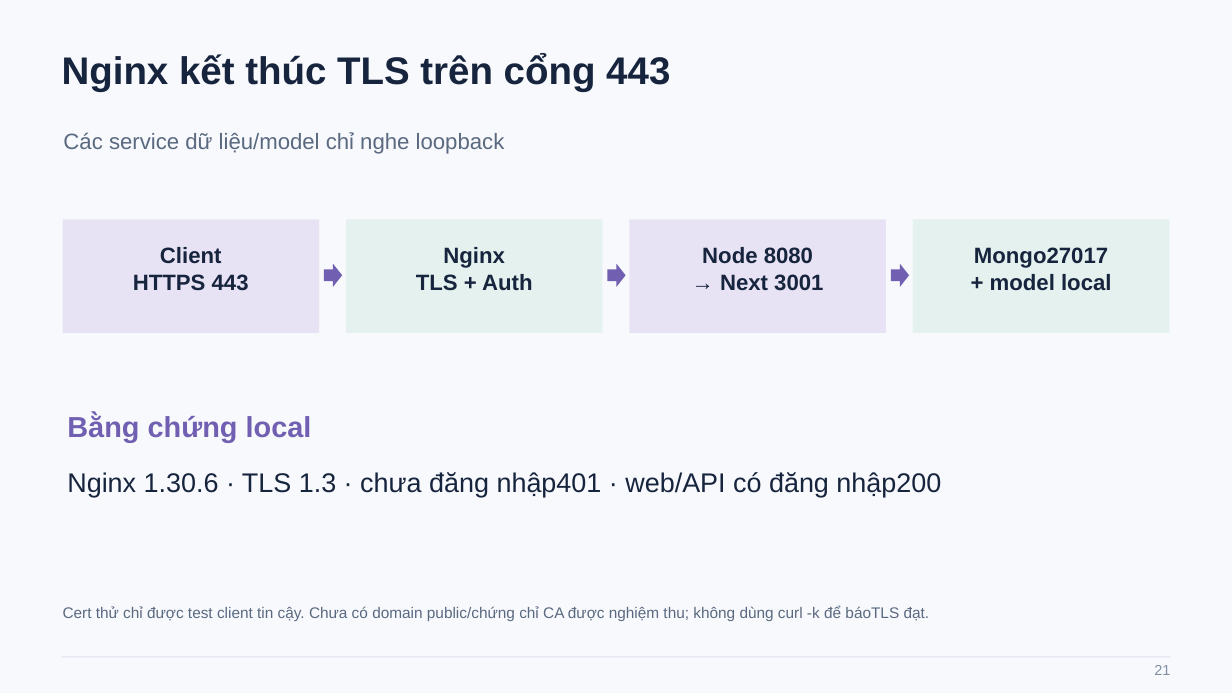
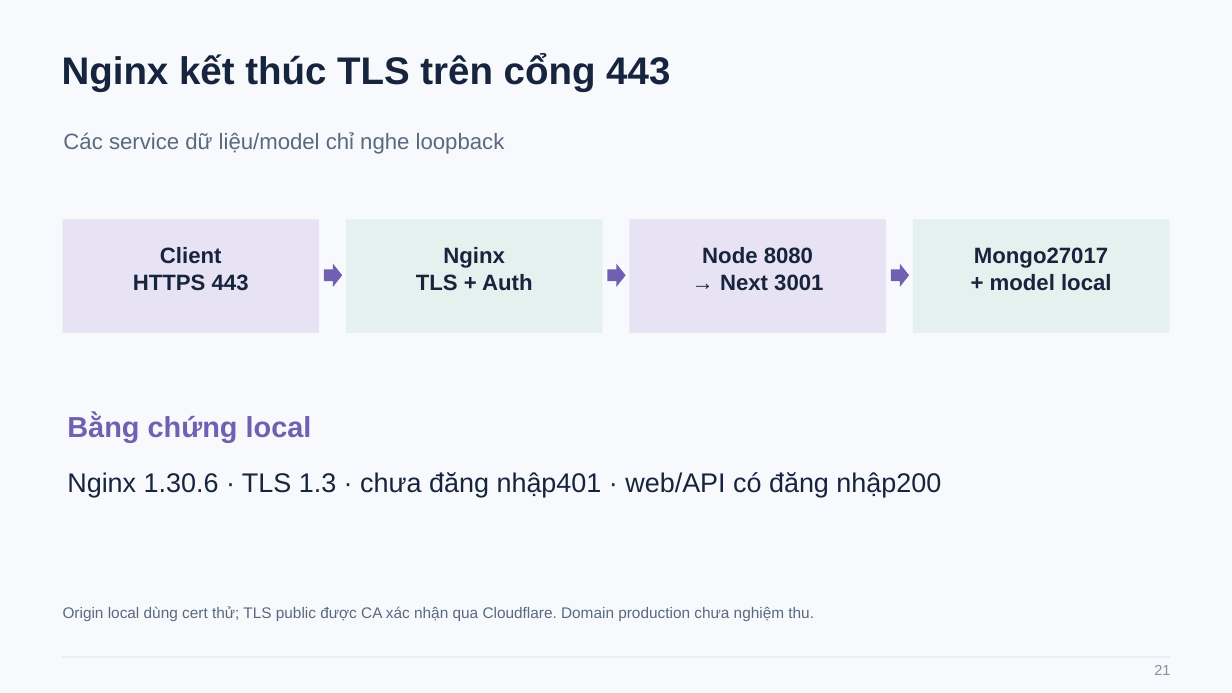
Before and after one commit to twic0501/jsts, a slide deck: slide 21 of docs/presentation/Paper-Magic-Cap-nhat-du-an-0.7.pptx. Drawn at 1232x693 pixels with LibreOffice and Linux fonts; fonts in the diff are those of the drawing. Boxes give left, top, right and bottom in pixels: in the first picture for what was removed or moved away, otherwise in the second. Text is boxed around its words. In the diff, an @@ line names an element or a change of style, - is before the commit and + after.

Commit message:
Verify authenticated public HTTPS demo and add public RAG/load evidence to presentation

```diff
--- a/docs/presentation/Paper-Magic-Cap-nhat-du-an-0.7.pptx
+++ b/docs/presentation/Paper-Magic-Cap-nhat-du-an-0.7.pptx
@@ text at bbox=[63, 606, 814, 621]: text changed @@
-Cert thử chỉ được test client tin cậy. Chưa có domain public/chứng chỉ CA được nghiệm thu; không dùng curl -k để báoTLS đạt.
+Origin local dùng cert thử; TLS public được CA xác nhận qua Cloudflare. Domain production chưa nghiệm thu.
```
Also in this commit, not shown: 6 other slides changed, 1 slide added, 17 other files.
